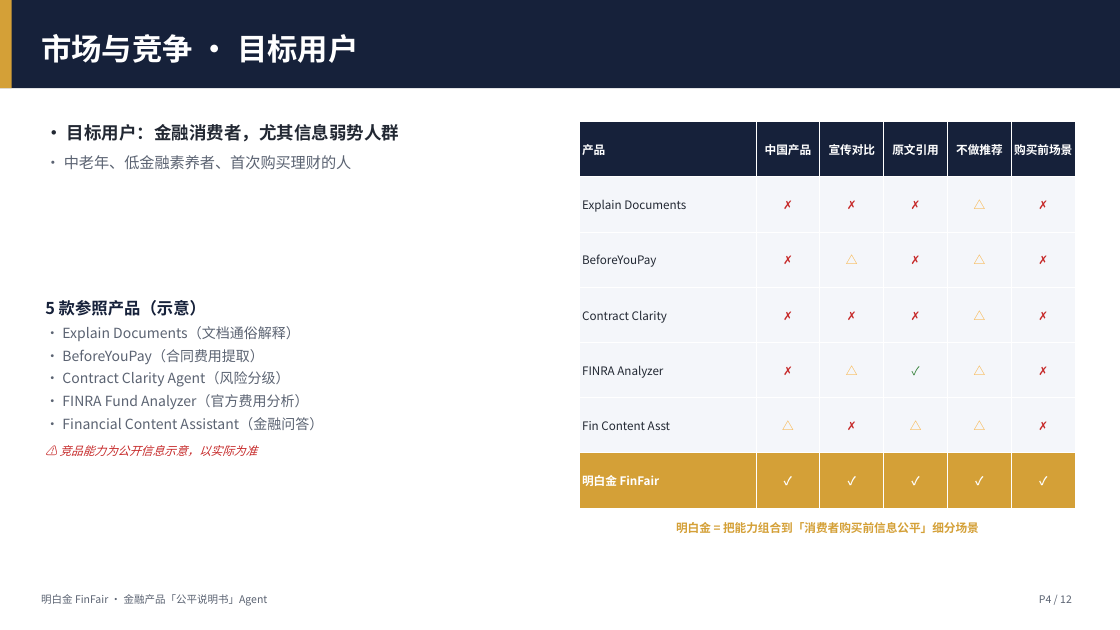
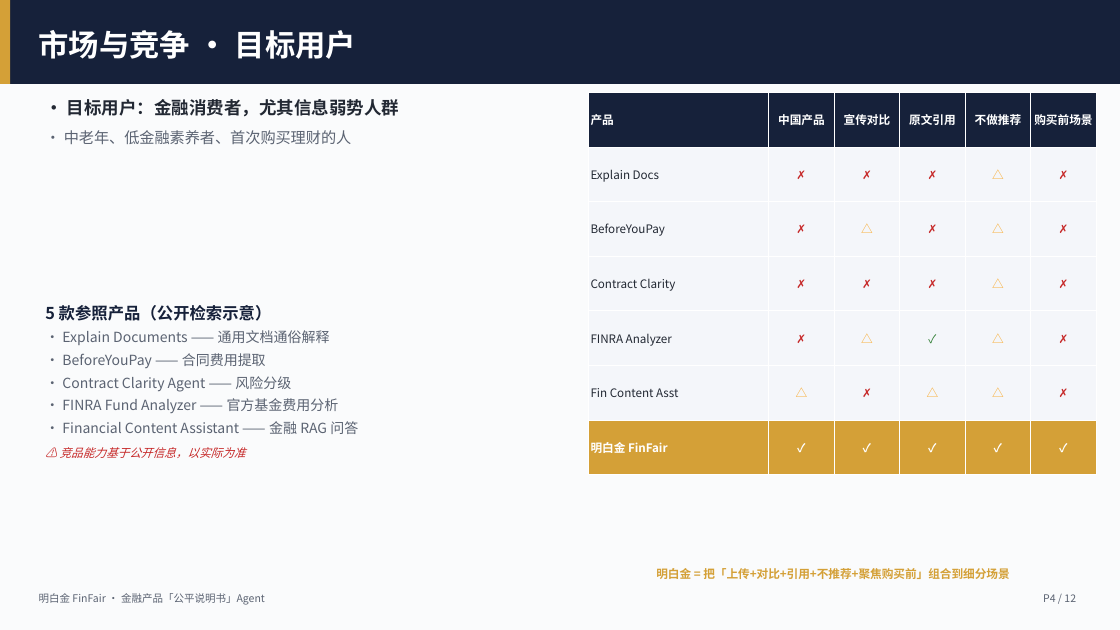
Before and after one commit to XiAn-07/FinFair, a slide deck: slide 4 of docs/商业计划书.pptx. Drawn at 1120x630 pixels with LibreOffice and Linux fonts; fonts in the diff are those of the drawing. Boxes give left, top, right and bottom in pixels: in the first picture for what was removed or moved away, otherwise in the second. Text is boxed around its words. In the diff, an @@ line names an element or a change of style, - is before the commit and + after.

```diff
--- a/docs/商业计划书.pptx
+++ b/docs/商业计划书.pptx
@@ background #FFFFFF to #FAFBFC @@
@@ rectangle: place and size @@
-rectangle at (0, 0, 1120, 88)
+rectangle at (0, 0, 1120, 84)
@@ rectangle: place and size @@
-rectangle at (0, 0, 12, 88)
+rectangle at (0, 0, 10, 84)
@@ text "市场与竞争 · 目标用户": place and size @@
-text "市场与竞争 · 目标用户" at (41, 34, 358, 63)
+text "市场与竞争 · 目标用户" at (39, 30, 356, 59)
@@ text "• 目标用户：金融消费者，尤其信息弱势人群": place and size @@
-text "• 目标用户：金融消费者，尤其信息弱势人群" at (64, 124, 399, 169)
+text "• 目标用户：金融消费者，尤其信息弱势人群" at (64, 99, 399, 144)
@@ table at (588, 92, 1096, 475) @@
-row 2, column 1: Explain Documents
+row 2, column 1: Explain Docs
@@ table: place and size @@
-table at (580, 122, 1075, 508)
+table at (588, 92, 1096, 475)
@@ text at (45, 305, 358, 458): text changed @@
-5 款参照产品（示意）
-• Explain Documents（文档通俗解释）
-• BeforeYouPay（合同费用提取）
-• Contract Clarity Agent（风险分级）
-• FINRA Fund Analyzer（官方费用分析）
-• Financial Content Assistant（金融问答）
-⚠️ 竞品能力为公开信息示意，以实际为准
+5 款参照产品（公开检索示意）
+• Explain Documents —— 通用文档通俗解释
+• BeforeYouPay —— 合同费用提取
+• Contract Clarity Agent —— 风险分级
+• FINRA Fund Analyzer —— 官方基金费用分析
+• Financial Content Assistant —— 金融 RAG 问答
+⚠️ 竞品能力基于公开信息，以实际为准
@@ text at (656, 568, 1009, 579): text changed @@
-明白金 = 把能力组合到「消费者购买前信息公平」细分场景
+明白金 = 把「上传+对比+引用+不推荐+聚焦购买前」组合到细分场景
@@ text "P4 / 12": place and size @@
-text "P4 / 12" at (1039, 595, 1072, 603)
+text "P4 / 12" at (1043, 594, 1076, 602)
```
Also in this commit, not shown: 11 other slides changed, 4 other files.
